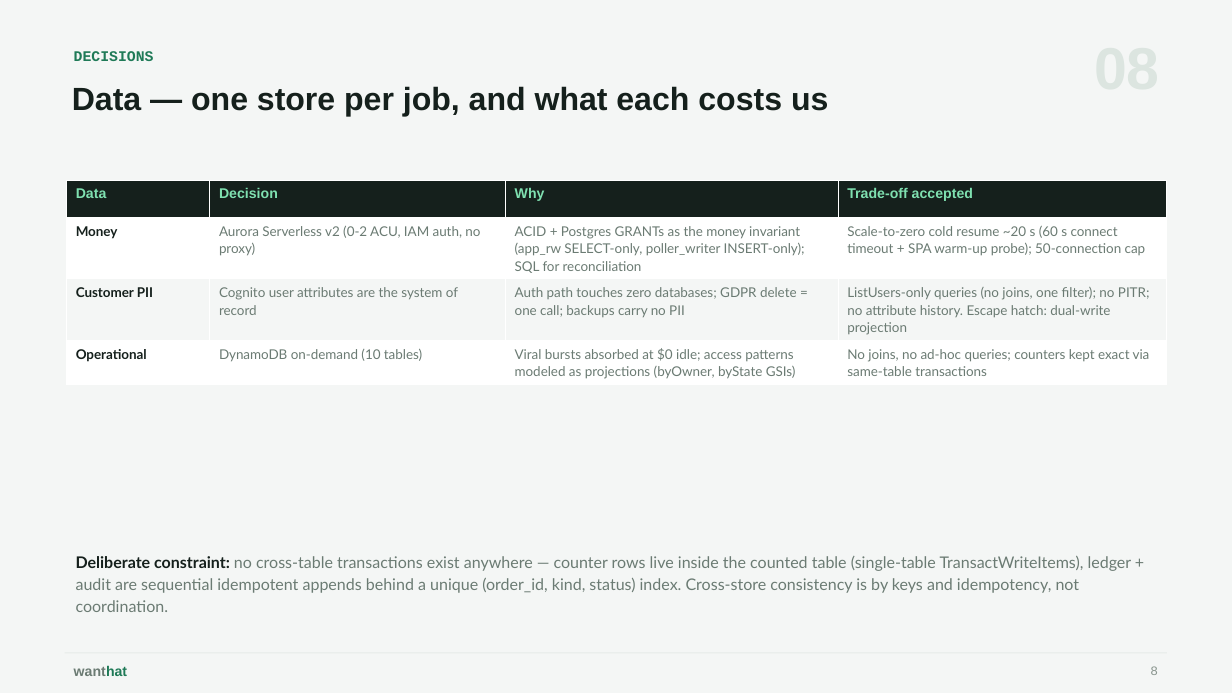
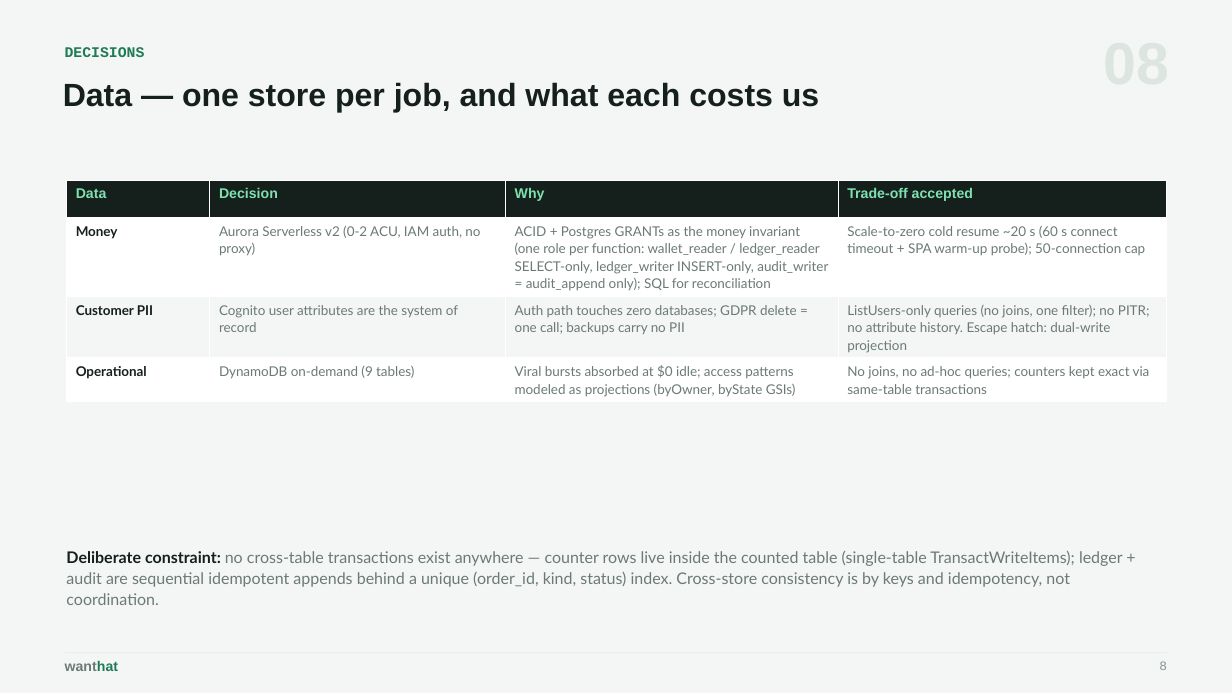
Before and after one commit to wanthat-app/monorepo, a slide deck: slide 8 of slides/wanthat-presentation.pptx. Drawn at 1232x693 pixels with LibreOffice and Linux fonts; fonts in the diff are those of the drawing. Boxes give left, top, right and bottom in pixels: in the first picture for what was removed or moved away, otherwise in the second. Text is boxed around its words. In the diff, an @@ line names an element or a change of style, - is before the commit and + after.

```diff
--- a/slides/wanthat-presentation.pptx
+++ b/slides/wanthat-presentation.pptx
@@ table at (x1=67, y1=180, x2=1166, y2=401) @@
-row 2, column 3: ACID + Postgres GRANTs as the money invariant (app_rw SELECT-only, poller_writer INSERT-only); SQL for reconciliation
+row 2, column 3: ACID + Postgres GRANTs as the money invariant (one role per function: wallet_reader / ledger_reader SELECT-only, ledger_writer INSERT-only, audit_writer = audit_append only); SQL for reconciliation
-row 4, column 2: DynamoDB on-demand (10 tables)
+row 4, column 2: DynamoDB on-demand (9 tables)
@@ text at (x1=66, y1=551, x2=1123, y2=605): text changed @@
-Deliberate constraint: no cross-table transactions exist anywhere — counter rows live inside the counted table (single-table TransactWriteItems), ledger + audit are sequential idempotent appends behind a unique (order_id, kind, status) index. Cross-store consistency is by keys and idempotency, not coordination.
+Deliberate constraint: no cross-table transactions exist anywhere — counter rows live inside the counted table (single-table TransactWriteItems); ledger + audit are sequential idempotent appends behind a unique (order_id, kind, status) index. Cross-store consistency is by keys and idempotency, not coordination.
@@ 4 texts moved together from (x1=72, y1=51, x2=1158, y2=676) to (x1=63, y1=47, x2=1167, y2=671) @@
```
Also in this commit, not shown: 19 other slides changed, 22 other files.
